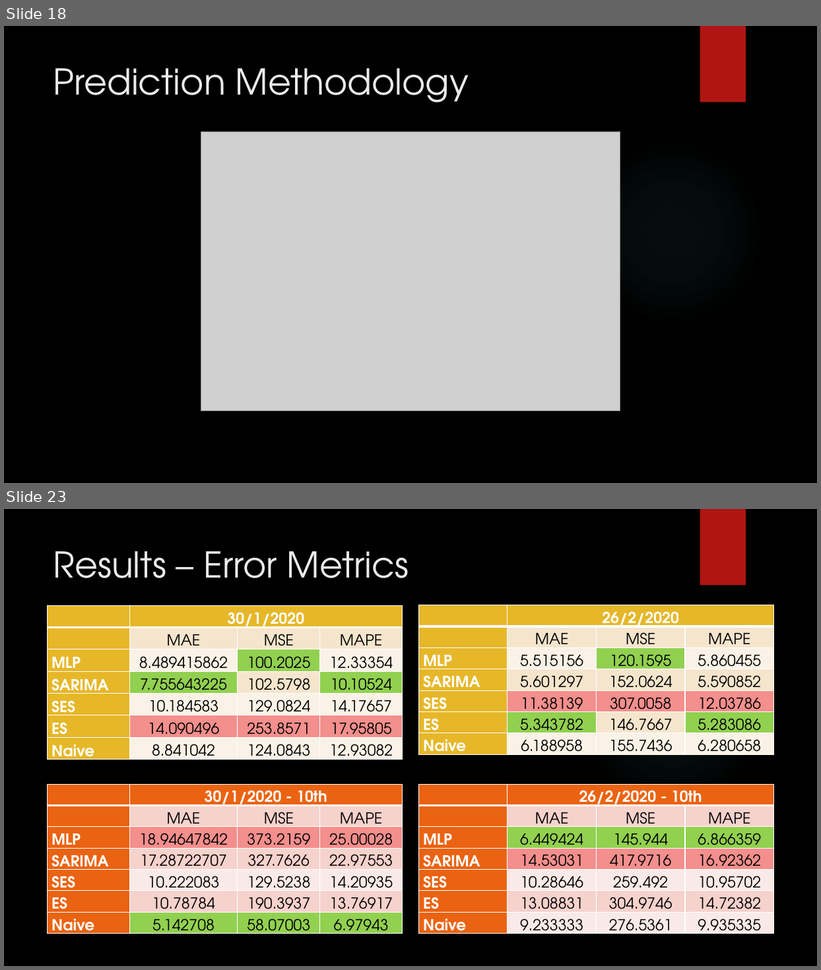
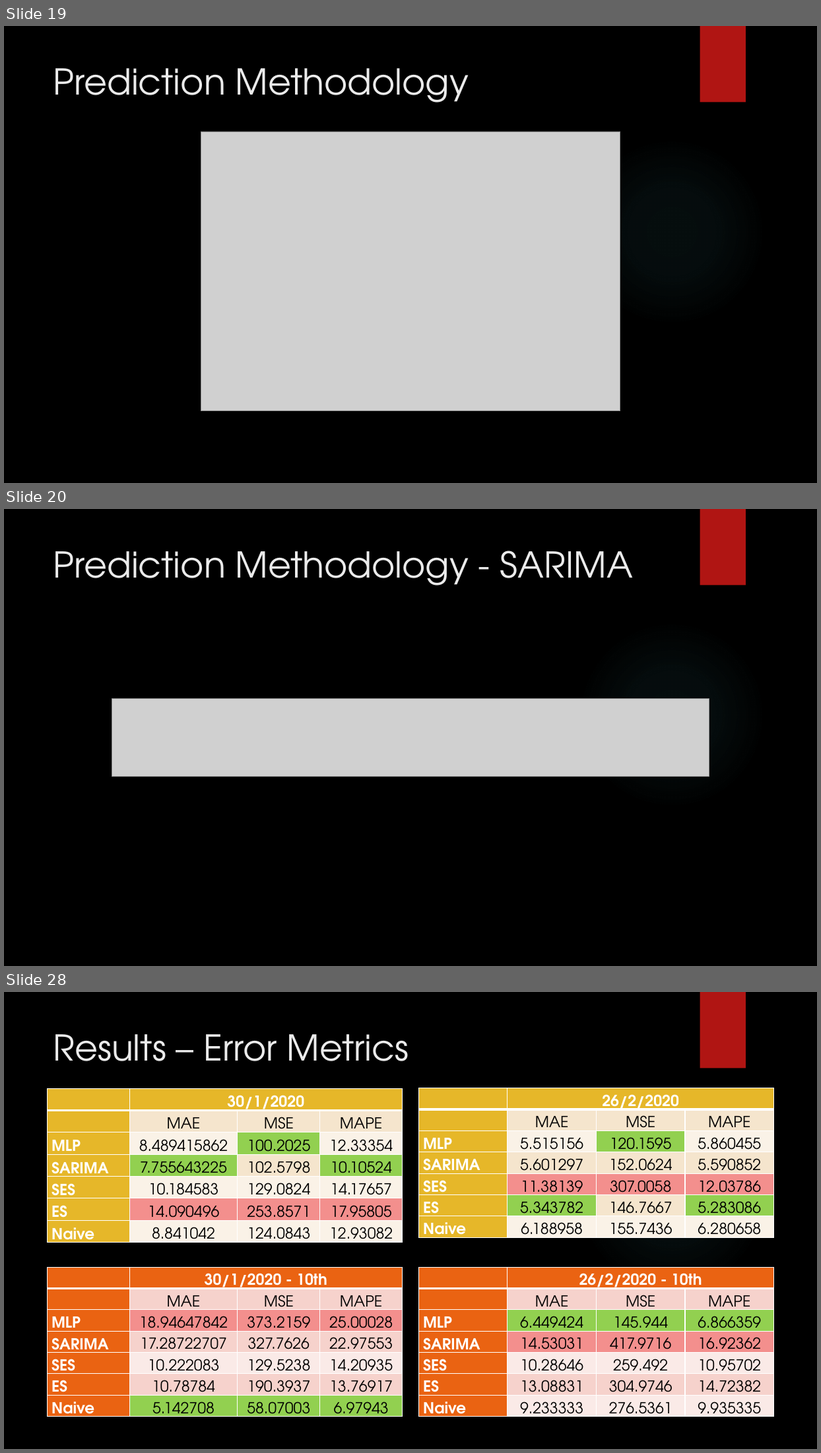
Before and after one commit to aattwwss/FYP-code, a slide deck: Reports/presentation_fyp.pptx. Shown one above the other, each under a label of ours: slides 18 and 23 before the commit, slides 19, 20 and 28 after it; the slides between them are not shown. The pictures are 821x970 and 821x1453 pixels, drawn with LibreOffice and Linux fonts; fonts in the diff are those of the drawing; grey boxes stand for pictures; background and template pictures are left out. Boxes give left, top, right and bottom in pixels: in the first picture for what was removed or moved away, otherwise in the second. Text is boxed around its words. In the diff, an @@ line names an element or a change of style, - is before the commit and + after.

```diff
--- a/Reports/presentation_fyp.pptx
+++ b/Reports/presentation_fyp.pptx
@@ slide 20 added at [4, 509, 817, 966], background picture (left out); not listed: 2 template elements that a slide beside it also shows @@
@@ title added at [54, 551, 633, 586], 42 pt, text #EBEBEB @@
+Prediction Methodology - SARIMA
@@ picture added at [112, 699, 708, 777] @@
@@ what was slide 18 is now slide 19 @@
@@ what was slide 23 is now slide 28 @@
```
Also in this commit, not shown: 2 slides changed, 8 other slides added, 3 slides removed.
